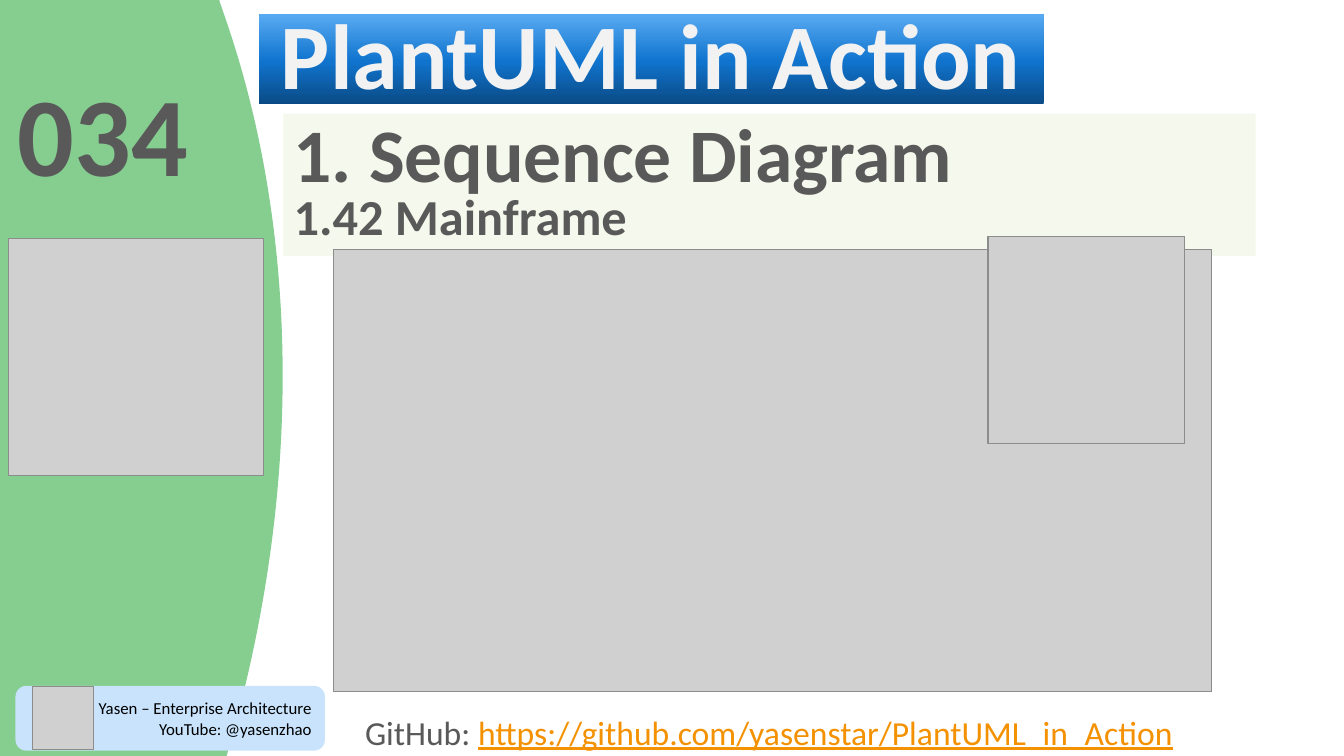
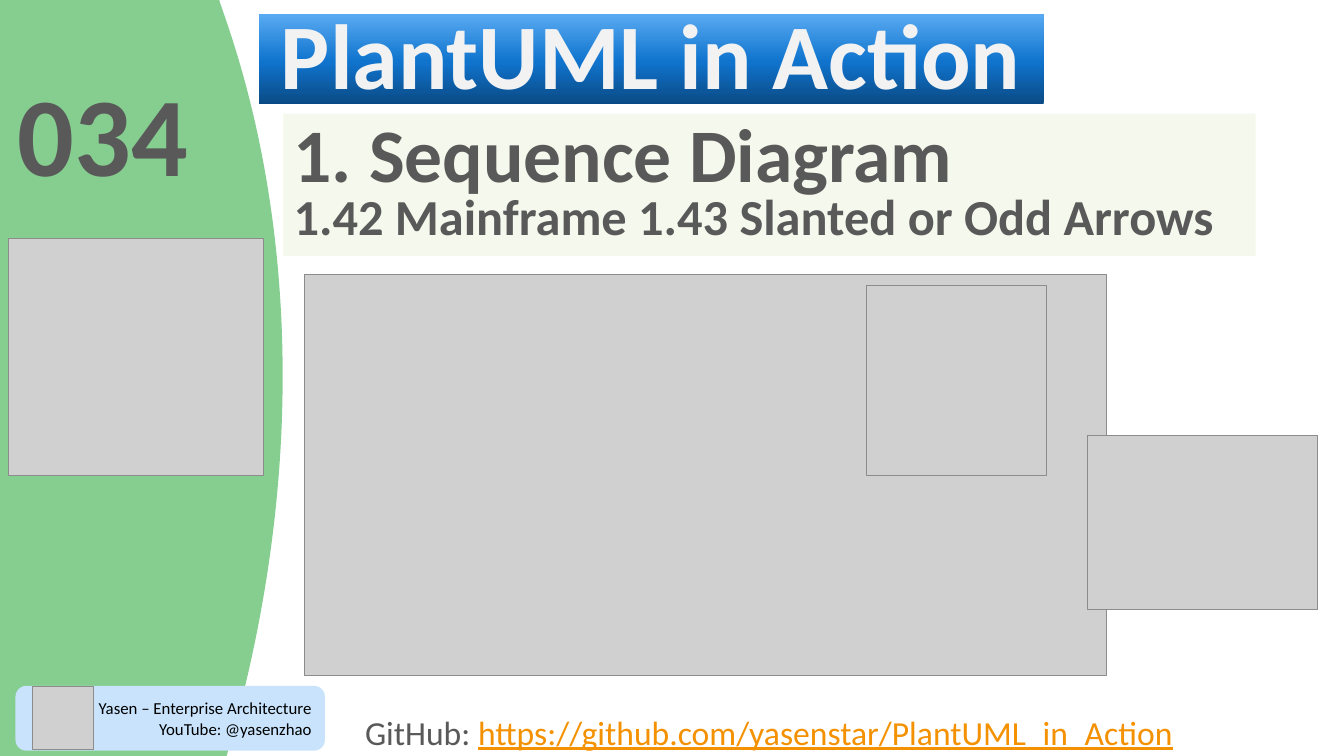
Before and after one commit to yasenstar/PlantUML_in_Action, a slide deck: slide 36 of PlantUML_in_Action.pptx. Drawn at 1344x756 pixels with LibreOffice and Linux fonts; fonts in the diff are those of the drawing; grey boxes stand for pictures; background and template pictures are left out; a plain dark background stands for a picture behind light text. Boxes give left, top, right and bottom in pixels: in the first picture for what was removed or moved away, otherwise in the second. Text is boxed around its words. In the diff, an @@ line names an element or a change of style, - is before the commit and + after.

```diff
--- a/PlantUML_in_Action.pptx
+++ b/PlantUML_in_Action.pptx
@@ text in rectangle at (294, 194, 1214, 236): text changed @@
-1.42 Mainframe
+1.42 Mainframe 1.43 Slanted or Odd Arrows
@@ picture: place and size @@
-picture at (334, 250, 1212, 693)
+picture at (304, 274, 1106, 676)
@@ picture: place and size @@
-picture at (988, 236, 1185, 444)
+picture at (867, 285, 1047, 476)
@@ picture added at (1088, 436, 1318, 609) @@
```
Also in this commit, not shown: 1 slide removed, 4 other files.
